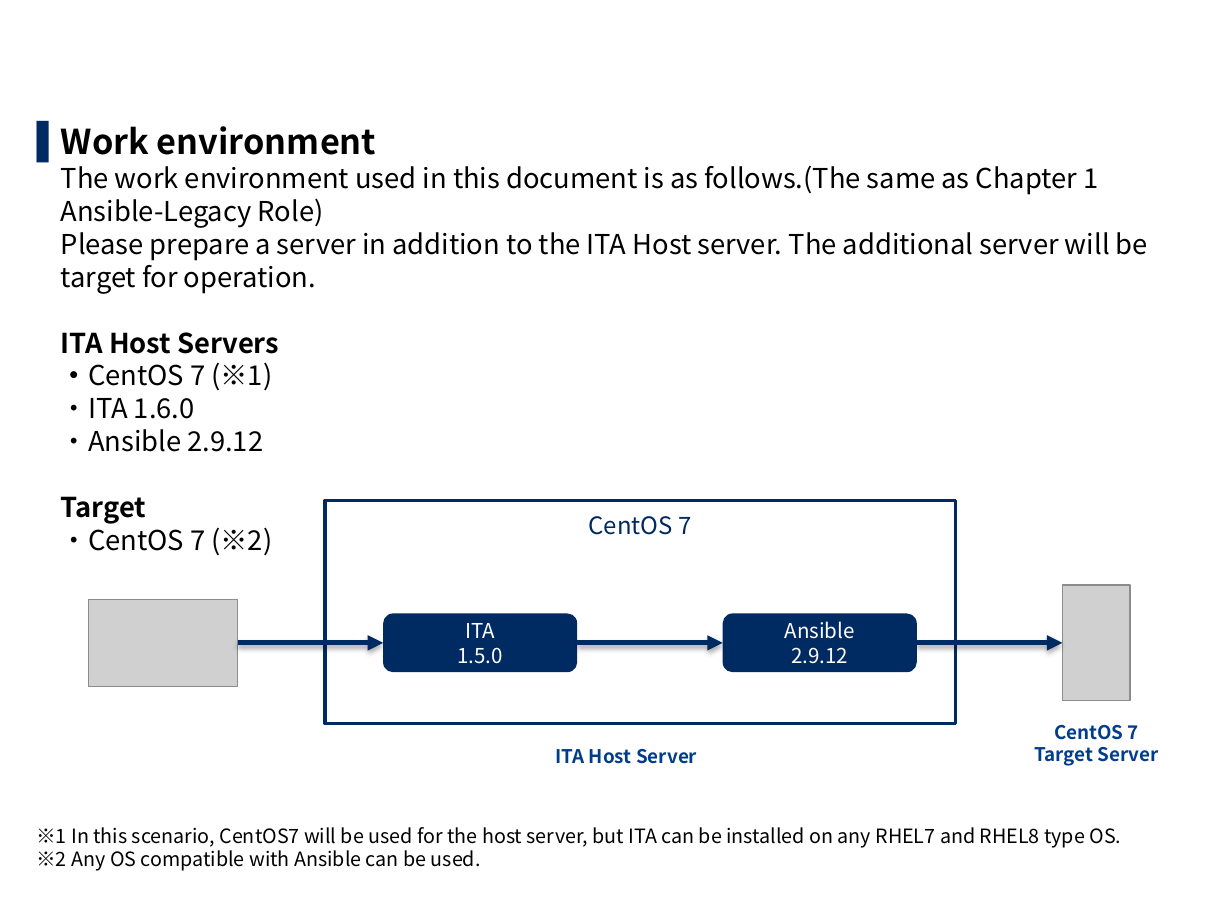
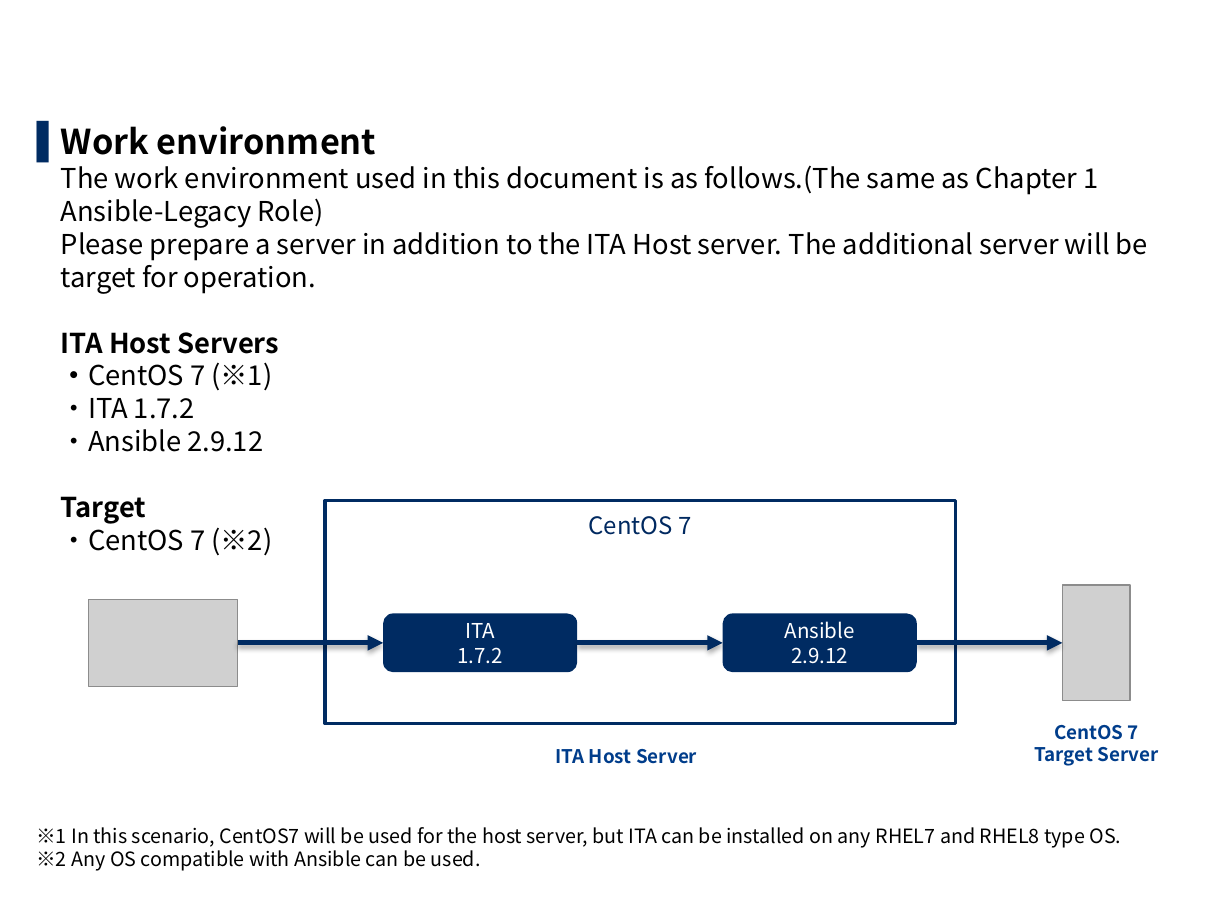
Before and after one commit to exastro-suite/it-automation-docs, a slide deck: slide 26 of asset/Learn/ITA-Ansible-Driver_en_practice.pptx. Drawn at 1232x924 pixels with LibreOffice and Linux fonts; fonts in the diff are those of the drawing; grey boxes stand for pictures; background and template pictures are left out. Boxes give left, top, right and bottom in pixels: in the first picture for what was removed or moved away, otherwise in the second. Text is boxed around its words. In the diff, an @@ line names an element or a change of style, - is before the commit and + after.

```diff
--- a/asset/Learn/ITA-Ansible-Driver_en_practice.pptx
+++ b/asset/Learn/ITA-Ansible-Driver_en_practice.pptx
@@ text at (61,126,1148,556): text changed @@
-▌ Work environment
-  The work environment used in this document is as follows.(The same as Chapter 1 Ansible-Legacy Role)
-  Please prepare a server in addition to the ITA Host server. The additional server will be target for operation.
-  ITA Host Servers
-  ・CentOS 7 (※1)
-  ・ITA 1.6.0
-  ・Ansible 2.9.12
-  Target
-  ・CentOS 7 (※2)
+▌ Work environment
+  The work environment used in this document is as follows.(The same as Chapter 1 Ansible-Legacy Role)
+  Please prepare a server in addition to the ITA Host server. The additional server will be target for operation.
+  ITA Host Servers
+  ・CentOS 7 (※1)
+  ・ITA 1.7.2
+  ・Ansible 2.9.12
+  Target
+  ・CentOS 7 (※2)
@@ text in rounded rectangle at (457,647,503,663): text changed @@
-1.5.0
+1.7.2
```
Also in this commit, not shown: 30 other slides changed, 7 other files.
